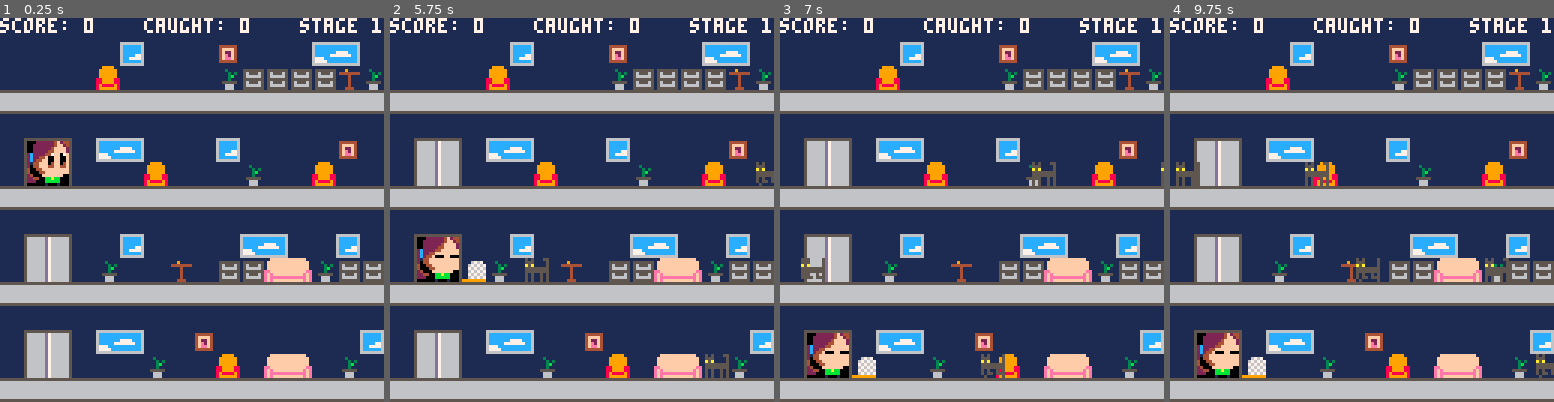
Above: before the commit, frames 1-4 (left to right).
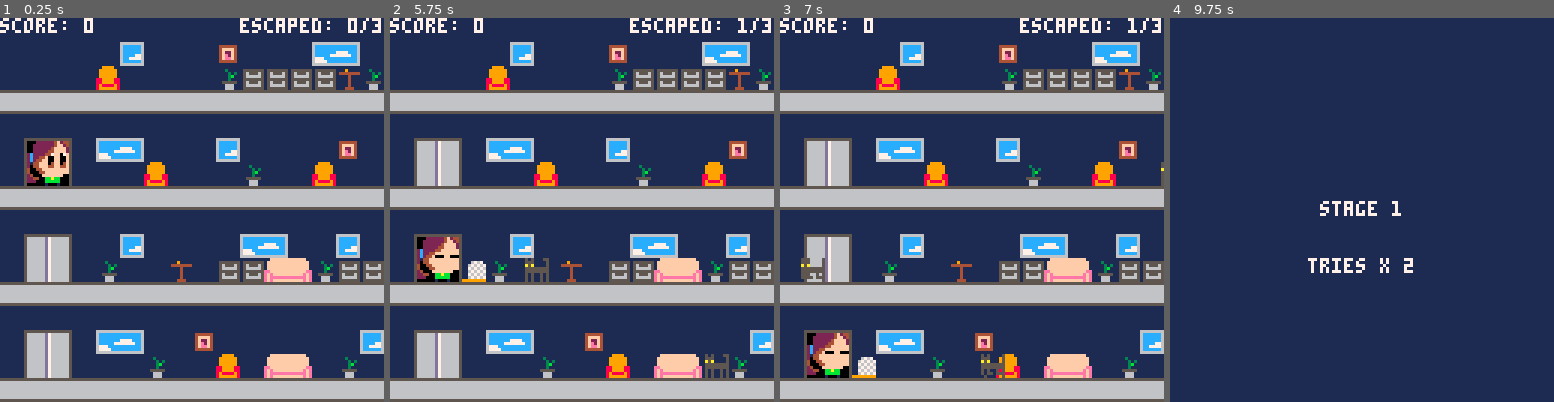
Above: after the commit, the same moments.

Repository: leonardost/cat-catcher-0
Game: PICO-8 cartridge cat_catcher_0.p8
The game is run twice, just before and just after one commit, with the same random seed, the same clock (stepped at 60 frames per second) and the same inputs.
Inputs:
- Up to frame 1 (0.25 s): no input
- Up to frame 2 (5.75 s): tap X (X key) at 0.33, 1.07, 1.85, 2.97, 4.08, 5.2 s; tap O (Z key) at 0.7, 1.7, 2.1, 2.5, 2.9, 3.3, 3.7, 4.1, 4.5, 4.9, 5.3, 5.7 s; hold Right 1.6-2.1 s; hold Up 2.15-2.42 s; hold Right 2.47-3.03 s; hold Left 3.08-3.58 s; hold Down 3.63-3.97 s; hold Right 4.02-4.68 s; hold Up 4.73-5.03 s; hold Left 5.08-5.68 s; hold Down from 5.73 s (still down)
- Up to frame 3 (7 s): release Down at 6.03 s; hold Right 6.08-6.58 s; tap O (Z key) at 6.1, 6.5, 6.9 s; tap X (X key) at 6.32 s; hold Right from 6.63 s (still down)
- Up to frame 4 (9.75 s): release Right at 7.13 s; hold Up 7.18-7.45 s; tap O (Z key) every 0.4 s from 7.3 to 9.7 s; tap X (X key) at 7.43, 8.55, 9.67 s; hold Right 7.5-8.07 s; hold Left 8.12-8.62 s; hold Down 8.67-9 s; hold Right 9.05-9.72 s

The runs differ from the first frame. In frame 1, 0.9% of the frame differs, in the area x 37-100%, y 0-4%; in frame 2, 1.1%; in frame 3, 1.2%; in frame 4, 44%, in the area x 0-100%, y 0-100%.

Commit message:
Create failure criteria and game over screen

Diff:
--- a/cat_catcher_0.p8
+++ b/cat_catcher_0.p8
@@ -35,8 +35,11 @@
 
   current_floor = 0
   score = 0
+  high_score = 0
   stage = 1
   caught_cats = 0
+  escaped_cats = 0
+  tries = 3
   floor_base_y = 40
 
   --[[
@@ -46,6 +49,7 @@
   2 = game
   3 = stage clear
   4 = ending
+  5 = game over
   --]]
   game_state = 2
 
@@ -139,6 +143,7 @@
     if btnp(❎) then
       game_state = 1
       stage = 1
+      tries = 3
       t = 0
     end
     return
@@ -146,6 +151,11 @@
     -- stage introduction
   	 if t == 60 then
   	   game_state = 2
+  	   escaped_cats = 0
+  	   caught_cats = 0
+  	   actors = {}
+  	   add(actors, girl)
+  	   add(actors, elevator)
   	   t = 0
   	 end
 	   return
@@ -154,15 +164,33 @@
   	 if t == 60 then
   	   game_state = 1
   	   t = 0
-  	   caught_cats = 0
       stage += 1
   	 end
   	 return
+  elseif game_state == 5 then
+    -- game over
+    if btnp(❎) then
+      game_state = 0
+      t = 0
+    end
+    return
   end
 
   for obj in all(actors) do
     if obj.update != nil then
       obj.update()
+    end
+    if obj.escaped == true then
+      escaped_cats += 1
+      if escaped_cats == 3 then
+        game_state = 1
+        t = 0
+        tries -= 1
+        if tries == 0 then
+          game_state = 5
+        end
+      end
+      del(actors, obj)
     end
   end
 
@@ -180,7 +208,10 @@
   end
   if paw.t > 0 then
     paw.t -= 1
-    if paw.t == 0 and caught_cats == #cat_generation[stage] then
+    if
+      paw.t == 0
+      and caught_cats + escaped_cats == #cat_generation[stage]
+    then
       stage_cleared_t = 45
     end
   end
@@ -297,8 +328,11 @@
 			 print("lst 2019", 64 - 16, 120)
   elseif game_state == 1 then
     print("stage " .. stage, 64 - 14, 61)
+    print("tries x " .. tries, 46, 80)
   elseif game_state == 3 then
     print("stage clear!", 40, 61)
+  elseif game_state == 5 then
+    print("game over", 46, 61)
   elseif game_state == 2 then
 
     if stage == 2 then
@@ -331,8 +365,7 @@
 		  end
 
 		  print("score: " .. score, 0, 0, 7)
-		  print("caught: " .. caught_cats, 48, 0, 7)
-		  print("stage " .. stage, 100, 0, 7)
+		  print("escaped: " .. escaped_cats .. "/3", 80, 0, 7)
 
 		end
 end
@@ -637,7 +670,8 @@
     cat.base_update()
     cat.x -= 1
     if cat.x < -8 then
-      cat.x = 128
+      sfx(8)
+      cat.escaped = true
     end
   end
 
@@ -656,7 +690,8 @@
 			 cat.base_update()
     cat.x -= 2
     if cat.x < -8 then
-      cat.x = 128
+      sfx(8)
+      cat.escaped = true
     end
   end
 
@@ -717,7 +752,8 @@
 			 cat.base_update()
     cat.x -= 2
     if cat.x < -8 then
-      cat.x = 128
+      sfx(8)
+      cat.escaped = true
     end
   end
 
@@ -763,9 +799,10 @@
 
     if bigcat.current_state == 1 then
 		    bigcat.x -= 1
-		    if bigcat.x < -16 then
-		      bigcat.x = 128
-		    end
+      if bigcat.x < -16 then
+        sfx(8)
+        bigcat.escaped = true
+      end
 		  elseif bigcat.current_state == 2 then
 		    -- stunned
 		    bigcat.x += 1
